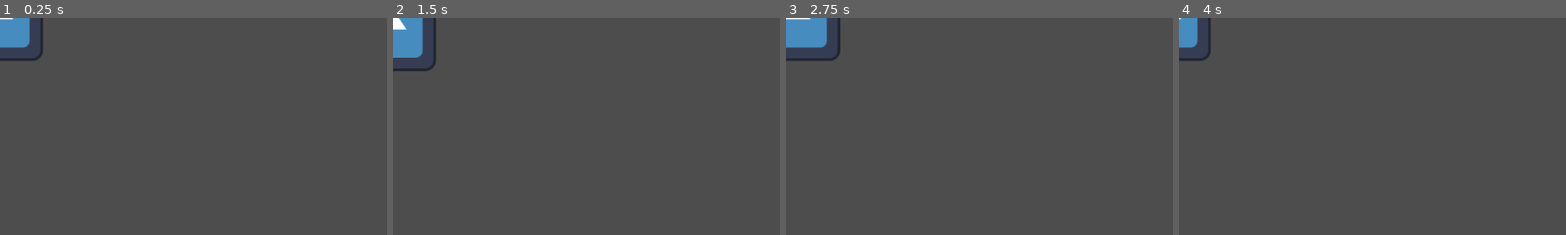
Above: before the commit, frames 1-4 (left to right).
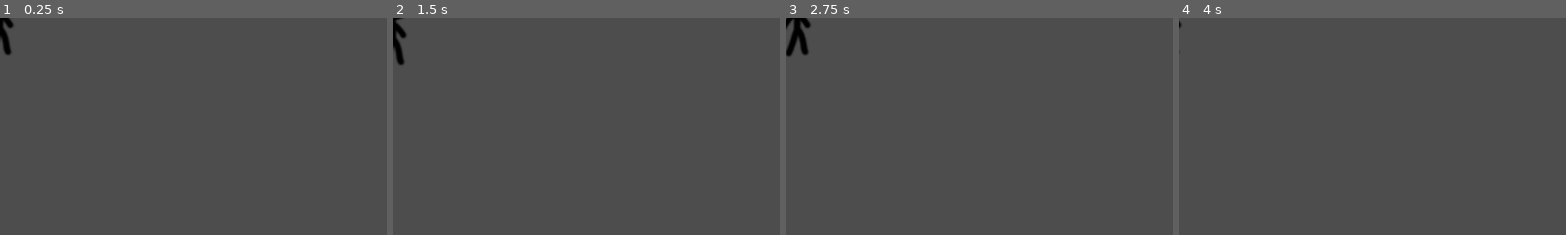
Above: after the commit, the same moments.

Repository: eagle-eye-scouter/GGJ_BubbleBlowing
Game: Godot game, scene res://src/scroll_world.tscn
Same seed, same stepped clock (60 frames per second), same inputs: the game is played once before the commit and once after it. The engine's default icon, where the game draws it, is replaced by a stand-in: a white triangle on a blue panel in a dark square.
Inputs:
- Up to frame 1 (0.25 s): no input
- Up to frame 2 (1.5 s): tap Enter at 0.5 s; hold D (player_right) 0.53-1.28 s; tap Space at 1.25 s; hold S (player_down) from 1.28 s (still down)
- Up to frame 3 (2.75 s): tap Enter at 2 s; release S (player_down) at 2.03 s; hold D (player_right) from 2.03 s (still down)
- Up to frame 4 (4 s): tap Space at 2.75 s; release D (player_right) at 2.78 s; hold W (player_up) 2.78-3.53 s; tap Enter at 3.5 s; hold A (player_left) from 3.53 s (still down)
The pictures show only the part of the screen within x 0-50%, y 0-50%; the shares and areas given below are measured in that part.

The runs differ from the first frame. In frame 1, 1.4% of the frame differs, in the area x 0-12%, y 0-20%; in frame 2, 1.8%; in frame 3, 1.9%, in the area x 0-15%, y 0-20%; in frame 4, 0.9%.

Commit message:
Update player model

Diff:
--- a/src/player.tscn
+++ b/src/player.tscn
@@ -1,31 +1,25 @@
 [gd_scene load_steps=5 format=3 uid="uid://b687vbeoimm0h"]
 
-[ext_resource type="Texture2D" uid="uid://l4pb0aqwe53e" path="res://icon.svg" id="1_eqwga"]
 [ext_resource type="Script" path="res://src/player.gd" id="1_ssbc3"]
-
-[sub_resource type="CircleShape2D" id="CircleShape2D_tyhwl"]
-radius = 64.6297
+[ext_resource type="PackedScene" uid="uid://cycv7lfgdrhhy" path="res://src/player_bubble.tscn" id="2_2mrk3"]
+[ext_resource type="Texture2D" uid="uid://dc2li2en1rga4" path="res://assets/guy_floating.png" id="3_x0pwf"]
 
 [sub_resource type="CapsuleShape2D" id="CapsuleShape2D_wox2i"]
-radius = 47.0
-height = 130.0
+radius = 26.0
+height = 118.0
 
 [node name="Player" type="Node2D"]
 script = ExtResource("1_ssbc3")
 
-[node name="Bubble" type="StaticBody2D" parent="."]
-position = Vector2(0, -127)
-
-[node name="Icon" type="Sprite2D" parent="Bubble"]
-texture = ExtResource("1_eqwga")
-
-[node name="Collider" type="CollisionShape2D" parent="Bubble"]
-shape = SubResource("CircleShape2D_tyhwl")
+[node name="Bubble" parent="." instance=ExtResource("2_2mrk3")]
+position = Vector2(0, -58)
 
 [node name="Character" type="CharacterBody2D" parent="."]
 
 [node name="Icon" type="Sprite2D" parent="Character"]
-texture = ExtResource("1_eqwga")
+position = Vector2(0, 6)
+scale = Vector2(2, 2)
+texture = ExtResource("3_x0pwf")
 
 [node name="Collider" type="CollisionShape2D" parent="Character"]
 shape = SubResource("CapsuleShape2D_wox2i")
--- /dev/null
+++ b/src/player_bubble.tscn
@@ -0,0 +1,19 @@
+[gd_scene load_steps=3 format=3 uid="uid://cycv7lfgdrhhy"]
+
+[ext_resource type="Texture2D" uid="uid://duc6vpt17ye4s" path="res://assets/gum_bubble.png" id="1_xn1kj"]
+
+[sub_resource type="CircleShape2D" id="CircleShape2D_tyhwl"]
+radius = 63.0714
+
+[node name="Bubble" type="Node2D"]
+
+[node name="Body" type="StaticBody2D" parent="."]
+position = Vector2(0, -64)
+
+[node name="Icon" type="Sprite2D" parent="Body"]
+rotation = 0.785398
+scale = Vector2(8, 8)
+texture = ExtResource("1_xn1kj")
+
+[node name="Collider" type="CollisionShape2D" parent="Body"]
+shape = SubResource("CircleShape2D_tyhwl")
Binary file added: assets/gum_bubble.png
Not shown, added: assets/gum_bubble.png.import
Binary file added: assets/guy_floating.png
Not shown, added: assets/guy_floating.png.import
Binary file added: assets/guy_grounded.png
Not shown, added: assets/guy_grounded.png.import
